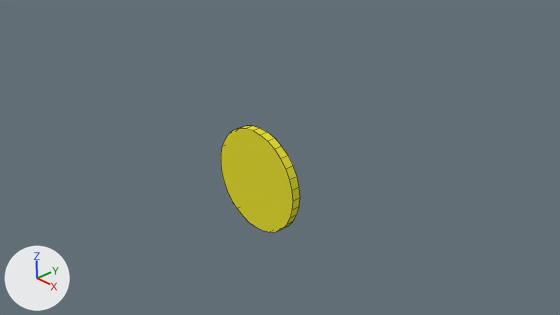
The Blender file 01 - Models/fb_abstract_coin.blend as it was, and as the next commit left it.
Camera for both pictures: the file's camera 'Camera'. Every picture has the same lights, and +X, +Y and +Z are marked at lower left. Mesh edges are drawn as thin lines.
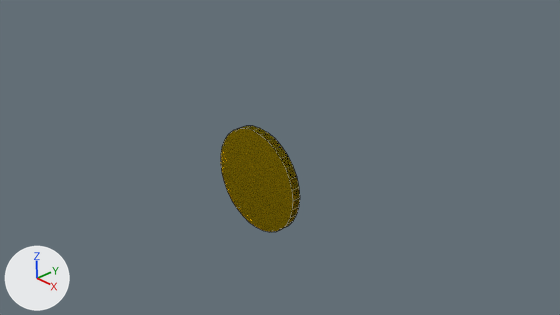
The newer file is also turned or shifted as a whole; pictures and numbers use the older file's frame.

What changed in the scene script:
```text
Change mat_material_001:
    where n0 = _N.new('ShaderNodeOutputMaterial'); n0.name = 'Material Output'
    remove n1 = _N.new('ShaderNodeBsdfDiffuse'); n1.name = 'Diffuse BSDF'
    remove n1.inputs[0].default_value = (0.8, 0.747, 0.0349, 1.0)  # 'Color', yellow #e7e034
    remove _L.new(n1.outputs[0], n0.inputs[0])  # 'BSDF' to 'Surface'
    add n2 = _N.new('ShaderNodeBsdfGlass'); n2.name = 'Glass BSDF'
    add n2.distribution = 'BECKMANN'
    add n2.inputs[0].default_value = (0.8, 0.647, 0.0207, 1.0)  # 'Color', yellow #e7d227
    add n2.inputs[1].default_value = 0.265  # 'Roughness'
    add n2.inputs[2].default_value = 2.5  # 'IOR'
    add _L.new(n2.outputs[0], n0.inputs[0])  # 'BSDF' to 'Surface'
Change me_circle:
    where me_circle.from_pydata(...)  # 64 vertices, 34 faces; spans x -1.0..1.0, y -1.0..1.0, z 0.0..0.17
    used by ob_circle; location = (0.0, 0.0, 0.0); rotation_euler = (1.571, 0.0, 0.0), in degrees (90, 0, 0)
    verts and faces of me_circle; kept vertices keep their numbers, new ones are numbered from 64
    before: 30 (0.38, 0.92, 0.0) at pixel (275, 138), 31 (0.2, 0.98, 0.0) at pixel (267, 132), 62 (0.38, 0.92, 0.17) at pixel (267, 141), 63 (0.2, 0.98, 0.17) at pixel (260, 135)
    me_circle part 1
    add delete_faces([(30, 31, 63, 62)])
    add for new, old in zip([*range(64, 68)], [30, 31, 62, 63]): verts[new] = verts[old] + (0.0, 0.0, 0.0)
    add for new, old in zip([*range(68, 72)], [*range(64, 68)]): verts[new] = verts[old] + (0.0, 0.0, 0.0)
    add edges += [(64, 68), (65, 69), (66, 70), (67, 71)]
    add faces += [(31, 63, 67, 65), (64, 65, 67, 66), (30, 64, 66, 62), (62, 66, 67, 63), (30, 31, 65, 64)]
```

What differs and where, as boxes (x1, y1, x2, y2) in the pictures (560 x 315 px):
'Circle', recoloured, reshaped: (221, 126, 300, 232) in both
part 1 of me_circle, built on: (261, 132, 275, 141) in both
